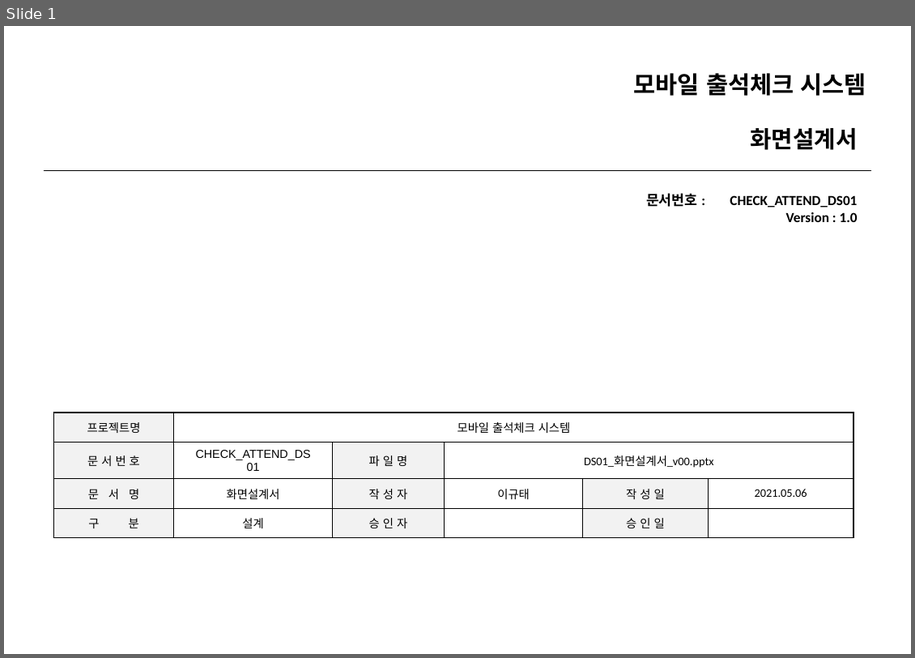
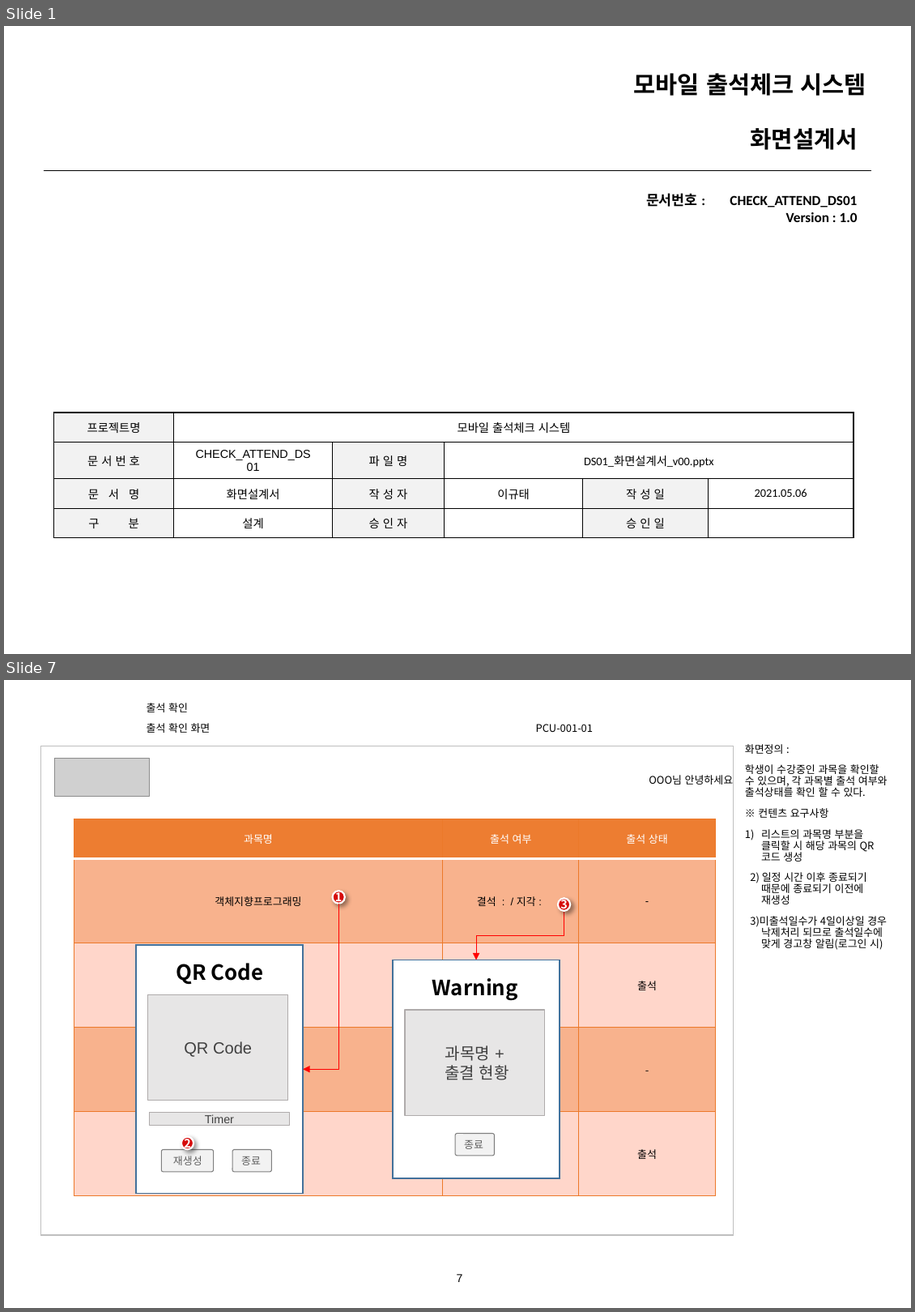
Before and after one commit to lgt9875/Idino-Project, a slide deck: DS02_화면설계서_v1.0.pptx. Shown one above the other, each under a label of ours: slide 1 before the commit, slides 1 and 7 after it; the slides between them are not shown. The pictures are 915x658 and 915x1312 pixels, drawn with LibreOffice and Linux fonts; fonts in the diff are those of the drawing; grey boxes stand for pictures; background and template pictures are left out. Boxes give left, top, right and bottom in pixels: in the first picture for what was removed or moved away, otherwise in the second. Text is boxed around its words. In the diff, an @@ line names an element or a change of style, - is before the commit and + after.

```diff
--- a/DS02_화면설계서_v1.0.pptx
+++ b/DS02_화면설계서_v1.0.pptx
@@ slide 7 added at box(4, 680, 911, 1308), background #FFFFFF @@
@@ text added at box(147, 703, 188, 712), 9 pt, text #000000 @@
+출석 확인
@@ text added at box(147, 723, 211, 733), 9 pt, text #000000 @@
+출석 확인 화면
@@ text added at box(536, 724, 593, 732), 9 pt, text #000000 @@
+PCU-001-01
@@ rectangle added at box(41, 746, 734, 1236), outline #BFBFBF 0.75 pt @@
@@ text added at box(745, 744, 888, 950), 9 pt, text #000000 @@
+화면정의 :
+학생이 수강중인 과목을 확인할 수 있으며, 각 과목별 출석 여부와 출석상태를 확인 할 수 있다.
+※ 컨텐츠 요구사항
+1) 리스트의 과목명 부분을 클릭할 시 해당 과목의 QR코드 생성
+2) 일정 시간 이후 종료되기 때문에 종료되기 이전에 재생성
+3)미출석일수가 4일이상일 경우 낙제처리 되므로 출석일수에 맞게 경고창 알림(로그인 시)
@@ picture added at box(54, 759, 150, 797) @@
@@ text added at box(649, 772, 734, 787), 9 pt, text #000000 @@
+OOO님 안녕하세요
@@ table added at box(74, 819, 715, 1196), 5 rows, 3 columns @@
+과목명 | 출석 여부 | 출석 상태
+객체지향프로그래밍 | 결석 : / 지각 : | -
+자료구조 | 결석 : / 지각 : | 출석
+컴퓨터구조 | 결석 : / 지각 : | -
+운영체제 | 결석 : / 지각 : | 출석
@@ ellipse added at box(332, 891, 345, 904), fill #D60C0C, outline #FFFFFF 1.5 pt, 10 pt, text #FFFFFF, bold @@
+1
@@ elbow arrow added from (339, 904) to (303, 1070), #FF0000 0.75 pt @@
@@ elbow arrow added from (565, 911) to (476, 959), #FF0000 0.75 pt @@
@@ ellipse added at box(559, 899, 571, 911), fill #D60C0C, outline #FFFFFF 1.5 pt, 10 pt, text #FFFFFF, bold @@
+3
@@ group added at box(393, 959, 560, 1178): 2 rectangles, 1 rounded rectangle, 1 text @@
+종료
+Warning
+과목명 +
+출결 현황
@@ group added at box(136, 945, 304, 1194): 3 rectangles, 2 rounded rectangles, 1 text, 1 ellipse @@
+재생성
+종료
+QR Code
+QR Code
+2
+Timer
@@ page number added at box(457, 1274, 463, 1282), 9.8 pt, text #000000 @@
+7
```
Also in this commit, not shown: 2 slides changed, 3 other slides added, 28 slides removed, 1 other file.
